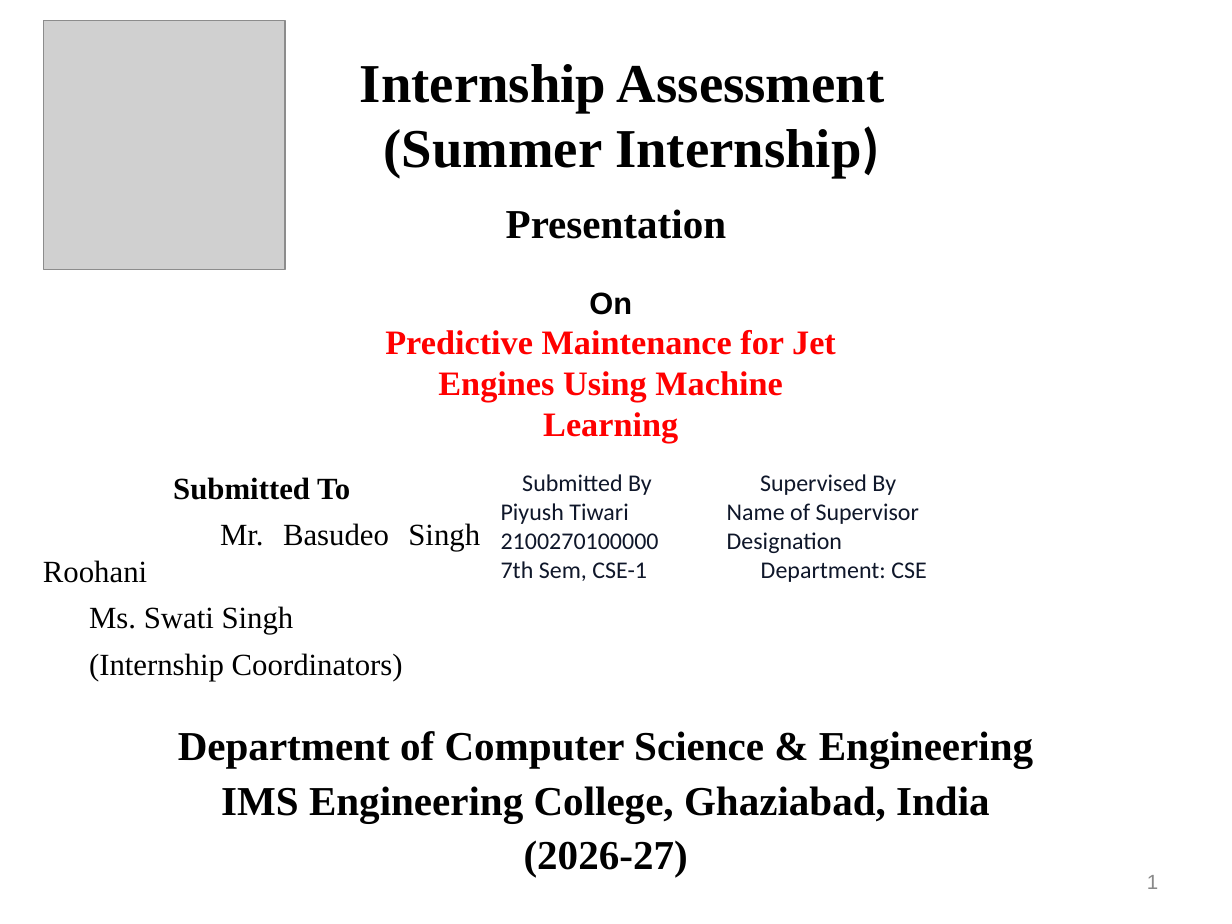
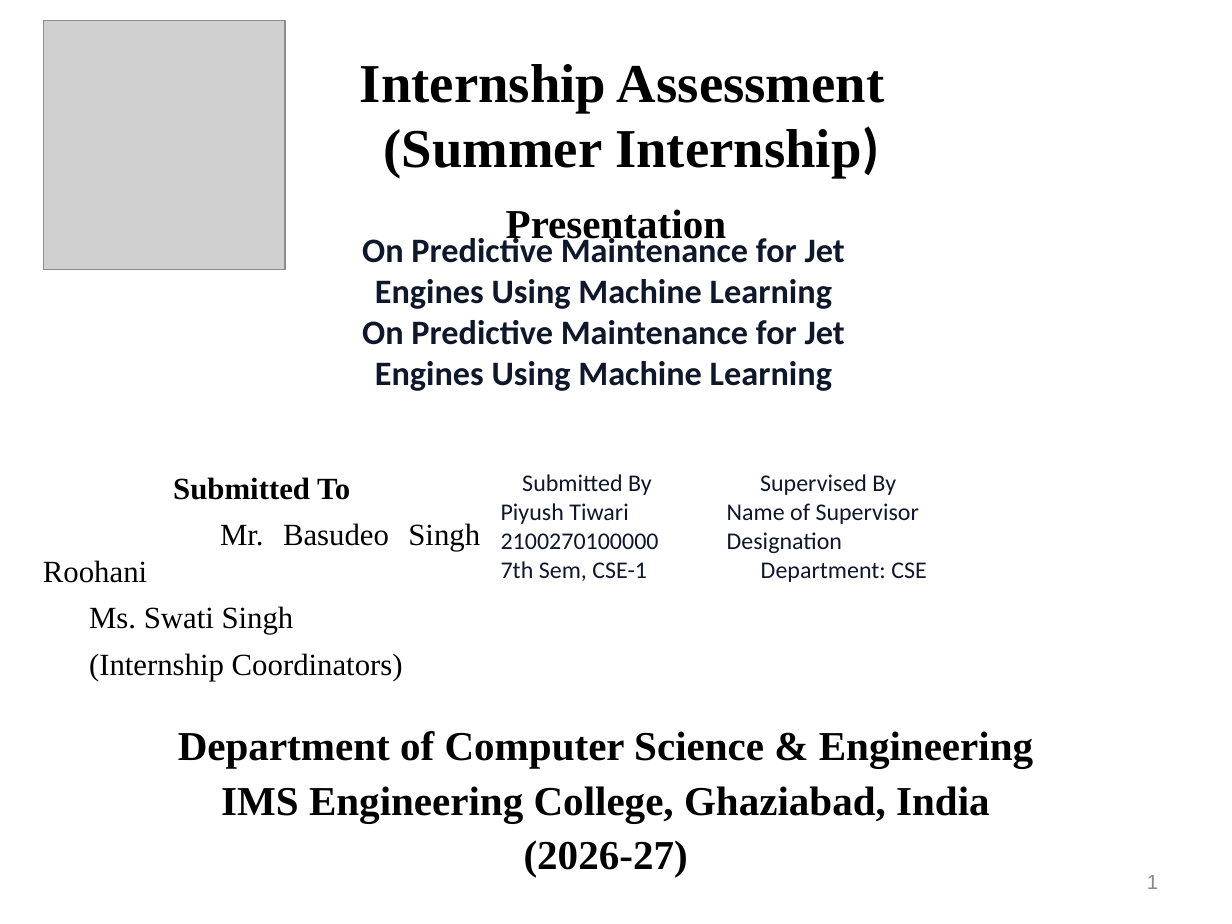
Before and after one commit to PiyushTiwari2051/Predictive-Master, a slide deck: slide 1 of Internship Presentation PPTs Template Final.pptx. Drawn at 1232x924 pixels with LibreOffice and Linux fonts; fonts in the diff are those of the drawing; grey boxes stand for pictures. Boxes give left, top, right and bottom in pixels: in the first picture for what was removed or moved away, otherwise in the second. Text is boxed around its words. In the diff, an @@ line names an element or a change of style, - is before the commit and + after.

```diff
--- a/Internship Presentation PPTs Template Final.pptx
+++ b/Internship Presentation PPTs Template Final.pptx
@@ text at (362,234,845,391): text changed; font Times New Roman to Calibri; text colour #FF0000 to #0F172A @@
-On
-Predictive Maintenance for Jet Engines Using Machine Learning
+On Predictive Maintenance for Jet Engines Using Machine Learning
+On Predictive Maintenance for Jet Engines Using Machine Learning
```
Also in this commit, not shown: 15 other slides changed, 2 other files.
